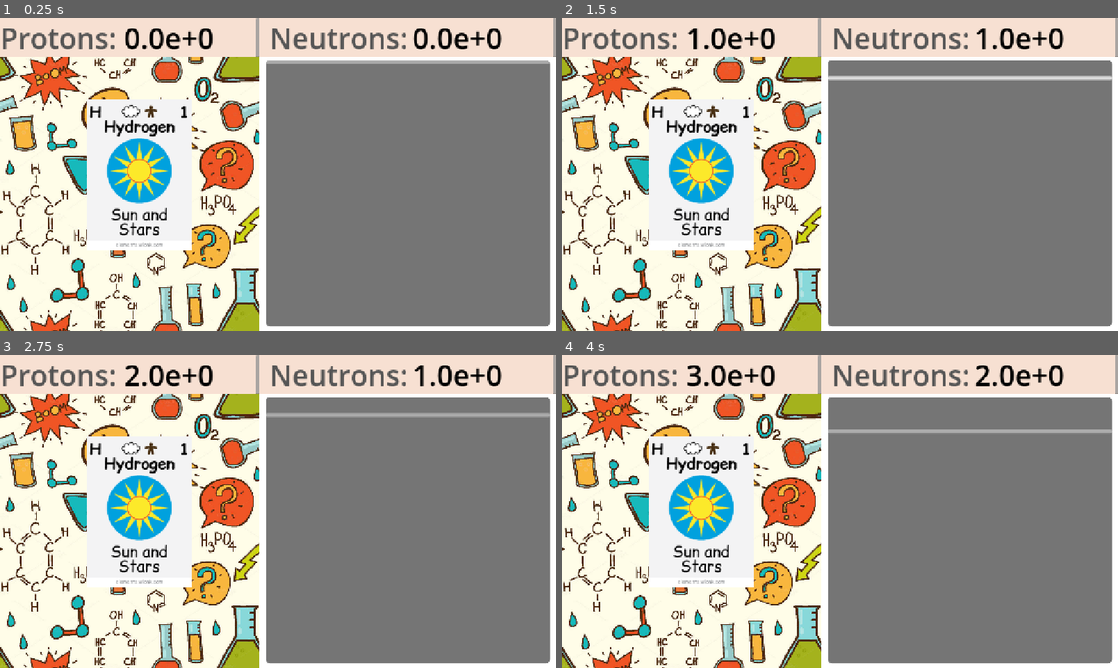
Above: before the commit, frames 1-4 (two rows, left to right).
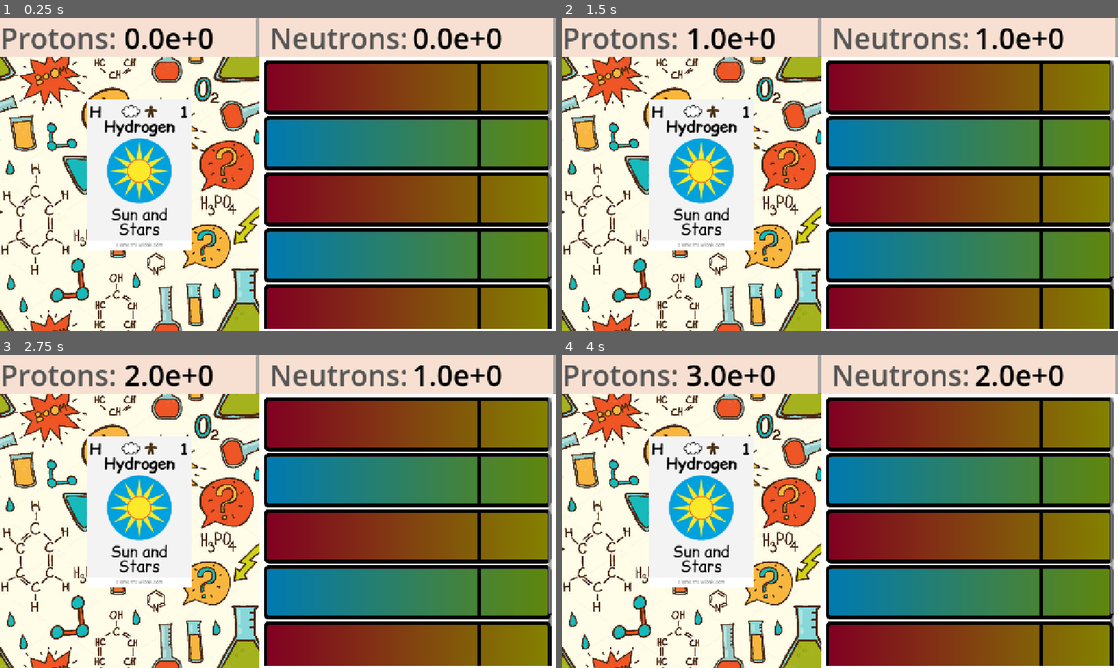
Above: after the commit, the same moments.

Repository: Boarff/ProgrammingGame2025
Game: Godot game, scene res://Scenes/Main.tscn
Same seed, same stepped clock (60 frames per second), same inputs: the game is played once before the commit and once after it.
Inputs (mouse positions are in pixels of both pictures, inside the frame that each line leads up to):
- Up to frame 1 (0.25 s): no input
- Up to frame 2 (1.5 s): click (701, 174) at 0.5 s; click (967, 86) at 1.27 s
- Up to frame 3 (2.75 s): click (139, 511) at 2 s
- Up to frame 4 (4 s): click (967, 423) at 2.77 s; click (701, 511) at 3.5 s

The runs differ from the first frame. In frame 1, 44% of the frame differs, in the area x 47-100%, y 13-100%; in frame 2, 44%; in frame 3, 44%; in frame 4, 44%.

Commit message:
Made good scroll thing

Diff:
--- /dev/null
+++ b/chemistry-clicker/Images/Buttons/blueButton.tres
@@ -0,0 +1,7 @@
+[gd_resource type="GradientTexture1D" load_steps=2 format=3 uid="uid://dpdvnd43pgqvp"]
+
+[sub_resource type="Gradient" id="Gradient_ouq4l"]
+colors = PackedColorArray(0, 0.479074, 0.698472, 1, 0.378825, 0.527606, 0.0467259, 1)
+
+[resource]
+gradient = SubResource("Gradient_ouq4l")
--- /dev/null
+++ b/chemistry-clicker/Images/Buttons/redButton.tres
@@ -0,0 +1,7 @@
+[gd_resource type="GradientTexture1D" load_steps=2 format=3 uid="uid://b4vn4e21w5ioo"]
+
+[sub_resource type="Gradient" id="Gradient_5weqt"]
+colors = PackedColorArray(0.507158, 0, 0.133092, 1, 0.51581, 0.510836, 5.77569e-07, 1)
+
+[resource]
+gradient = SubResource("Gradient_5weqt")
--- a/chemistry-clicker/Scenes/Main.tscn
+++ b/chemistry-clicker/Scenes/Main.tscn
@@ -1,9 +1,9 @@
 [gd_scene load_steps=5 format=3 uid="uid://c01fsiab0vglh"]
 
 [ext_resource type="Texture2D" uid="uid://dxw66a7tgo7ku" path="res://Images/GameBackground.jpg" id="1_glv2v"]
-[ext_resource type="Script" uid="uid://bfwchp25ejvcj" path="res://main.gd" id="1_uu6xs"]
-[ext_resource type="PackedScene" uid="uid://dye3s5exqibfq" path="res://clicker.tscn" id="3_cm0pq"]
-[ext_resource type="PackedScene" uid="uid://j3r0ly14goq1" path="res://shops.tscn" id="4_fos0i"]
+[ext_resource type="Script" uid="uid://bfwchp25ejvcj" path="res://Scenes/main.gd" id="1_uu6xs"]
+[ext_resource type="PackedScene" uid="uid://dye3s5exqibfq" path="res://Scenes/clicker.tscn" id="3_cm0pq"]
+[ext_resource type="PackedScene" uid="uid://j3r0ly14goq1" path="res://Scenes/shops.tscn" id="4_fos0i"]
 
 [node name="Main" type="Node2D"]
 script = ExtResource("1_uu6xs")
--- a/chemistry-clicker/Scenes/clicker.tscn
+++ b/chemistry-clicker/Scenes/clicker.tscn
@@ -1,6 +1,6 @@
 [gd_scene load_steps=101 format=3 uid="uid://dye3s5exqibfq"]
 
-[ext_resource type="Script" uid="uid://bowd14uhf2k6w" path="res://clicker.gd" id="1_cwxkx"]
+[ext_resource type="Script" uid="uid://bowd14uhf2k6w" path="res://Scenes/clicker.gd" id="1_cwxkx"]
 [ext_resource type="Texture2D" uid="uid://kdjpng8byv5l" path="res://Images/Elements/e001.png" id="1_m1k3g"]
 [ext_resource type="Texture2D" uid="uid://de2wdcpdfced" path="res://Images/Elements/e002.png" id="2_cwxkx"]
 [ext_resource type="Texture2D" uid="uid://8647epfjidwn" path="res://Images/Elements/e003.png" id="3_6f1nv"]
--- /dev/null
+++ b/chemistry-clicker/Scenes/scroll.tscn
@@ -0,0 +1,186 @@
+[gd_scene load_steps=4 format=3 uid="uid://b8h2y4ip2y3wf"]
+
+[ext_resource type="Texture2D" uid="uid://b4vn4e21w5ioo" path="res://Images/Buttons/redButton.tres" id="1_pd2jm"]
+[ext_resource type="Texture2D" uid="uid://kiwrdyh4rltg" path="res://Images/Buttons/ButtonBorder.png" id="2_xyluh"]
+[ext_resource type="Texture2D" uid="uid://dpdvnd43pgqvp" path="res://Images/Buttons/blueButton.tres" id="3_jx8js"]
+
+[node name="Scroll" type="Control"]
+layout_mode = 3
+anchors_preset = 15
+anchor_right = 1.0
+anchor_bottom = 1.0
+offset_left = 606.0
+offset_top = 96.0
+offset_right = -11.0
+offset_bottom = -5.0
+grow_horizontal = 2
+grow_vertical = 2
+
+[node name="ScrollContainer" type="ScrollContainer" parent="."]
+layout_mode = 1
+anchors_preset = 15
+anchor_right = 1.0
+anchor_bottom = 1.0
+grow_horizontal = 2
+grow_vertical = 2
+
+[node name="VBoxContainer" type="VBoxContainer" parent="ScrollContainer"]
+layout_mode = 2
+size_flags_horizontal = 3
+size_flags_vertical = 3
+
+[node name="Bones1" type="Control" parent="ScrollContainer/VBoxContainer"]
+custom_minimum_size = Vector2(663, 125)
+layout_mode = 2
+
+[node name="Nervous System" type="Button" parent="ScrollContainer/VBoxContainer/Bones1"]
+layout_mode = 2
+offset_left = 5.0
+offset_top = 5.0
+offset_right = 658.0
+offset_bottom = 120.0
+
+[node name="Entrails" type="TextureRect" parent="ScrollContainer/VBoxContainer/Bones1"]
+layout_mode = 0
+offset_left = 5.0
+offset_top = 5.0
+offset_right = 658.0
+offset_bottom = 120.0
+texture = ExtResource("1_pd2jm")
+
+[node name="Skin" type="TextureRect" parent="ScrollContainer/VBoxContainer/Bones1"]
+layout_mode = 0
+offset_right = 663.0
+offset_bottom = 125.0
+texture = ExtResource("2_xyluh")
+expand_mode = 1
+
+[node name="Bones2" type="Control" parent="ScrollContainer/VBoxContainer"]
+custom_minimum_size = Vector2(663, 125)
+layout_mode = 2
+
+[node name="Nervous System" type="Button" parent="ScrollContainer/VBoxContainer/Bones2"]
+layout_mode = 2
+offset_left = 5.0
+offset_top = 5.0
+offset_right = 658.0
+offset_bottom = 120.0
+
+[node name="Entrails" type="TextureRect" parent="ScrollContainer/VBoxContainer/Bones2"]
+layout_mode = 0
+offset_left = 5.0
+offset_top = 5.0
+offset_right = 658.0
+offset_bottom = 120.0
+texture = ExtResource("3_jx8js")
+
+[node name="Skin" type="TextureRect" parent="ScrollContainer/VBoxContainer/Bones2"]
+layout_mode = 0
+offset_right = 663.0
+offset_bottom = 125.0
+texture = ExtResource("2_xyluh")
+expand_mode = 1
+
+[node name="Bones3" type="Control" parent="ScrollContainer/VBoxContainer"]
+custom_minimum_size = Vector2(663, 125)
+layout_mode = 2
+
+[node name="Nervous System" type="Button" parent="ScrollContainer/VBoxContainer/Bones3"]
+layout_mode = 2
+offset_left = 5.0
+offset_top = 5.0
+offset_right = 658.0
+offset_bottom = 120.0
+
+[node name="Entrails" type="TextureRect" parent="ScrollContainer/VBoxContainer/Bones3"]
+layout_mode = 0
+offset_left = 5.0
+offset_top = 5.0
+offset_right = 658.0
+offset_bottom = 120.0
+texture = ExtResource("1_pd2jm")
+
+[node name="Skin" type="TextureRect" parent="ScrollContainer/VBoxContainer/Bones3"]
+layout_mode = 0
+offset_right = 663.0
+offset_bottom = 125.0
+texture = ExtResource("2_xyluh")
+expand_mode = 1
+
+[node name="Bones4" type="Control" parent="ScrollContainer/VBoxContainer"]
+custom_minimum_size = Vector2(663, 125)
+layout_mode = 2
+
+[node name="Nervous System" type="Button" parent="ScrollContainer/VBoxContainer/Bones4"]
+layout_mode = 2
+offset_left = 5.0
+offset_top = 5.0
+offset_right = 658.0
+offset_bottom = 120.0
+
+[node name="Entrails" type="TextureRect" parent="ScrollContainer/VBoxContainer/Bones4"]
+layout_mode = 0
+offset_left = 5.0
+offset_top = 5.0
+offset_right = 658.0
+offset_bottom = 120.0
+texture = ExtResource("3_jx8js")
+
+[node name="Skin" type="TextureRect" parent="ScrollContainer/VBoxContainer/Bones4"]
+layout_mode = 0
+offset_right = 663.0
+offset_bottom = 125.0
+texture = ExtResource("2_xyluh")
+expand_mode = 1
+
+[node name="Bones5" type="Control" parent="ScrollContainer/VBoxContainer"]
+custom_minimum_size = Vector2(663, 125)
+layout_mode = 2
+
+[node name="Nervous System" type="Button" parent="ScrollContainer/VBoxContainer/Bones5"]
+layout_mode = 2
+offset_left = 5.0
+offset_top = 5.0
+offset_right = 658.0
+offset_bottom = 120.0
+
+[node name="Entrails" type="TextureRect" parent="ScrollContainer/VBoxContainer/Bones5"]
+layout_mode = 0
+offset_left = 5.0
+offset_top = 5.0
+offset_right = 658.0
+offset_bottom = 120.0
+texture = ExtResource("1_pd2jm")
+
+[node name="Skin" type="TextureRect" parent="ScrollContainer/VBoxContainer/Bones5"]
+layout_mode = 0
+offset_right = 663.0
+offset_bottom = 125.0
+texture = ExtResource("2_xyluh")
+expand_mode = 1
+
+[node name="Bones6" type="Control" parent="ScrollContainer/VBoxContainer"]
+custom_minimum_size = Vector2(663, 125)
+layout_mode = 2
+
+[node name="Nervous System" type="Button" parent="ScrollContainer/VBoxContainer/Bones6"]
+layout_mode = 2
+offset_left = 5.0
+offset_top = 5.0
+offset_right = 658.0
+offset_bottom = 120.0
+
+[node name="Entrails" type="TextureRect" parent="ScrollContainer/VBoxContainer/Bones6"]
+layout_mode = 0
+offset_left = 5.0
+offset_top = 5.0
+offset_right = 658.0
+offset_bottom = 120.0
+texture = ExtResource("3_jx8js")
+
+[node name="Skin" type="TextureRect" parent="ScrollContainer/VBoxContainer/Bones6"]
+layout_mode = 0
+offset_right = 663.0
+offset_bottom = 125.0
+texture = ExtResource("2_xyluh")
+expand_mode = 1
--- a/chemistry-clicker/Scenes/shops.tscn
+++ b/chemistry-clicker/Scenes/shops.tscn
@@ -1,6 +1,7 @@
-[gd_scene load_steps=4 format=3 uid="uid://j3r0ly14goq1"]
+[gd_scene load_steps=5 format=3 uid="uid://j3r0ly14goq1"]
 
-[ext_resource type="Script" uid="uid://cvwfx37ifonwe" path="res://shops.gd" id="1_k00av"]
+[ext_resource type="Script" uid="uid://cvwfx37ifonwe" path="res://Scenes/shops.gd" id="1_k00av"]
+[ext_resource type="PackedScene" uid="uid://b8h2y4ip2y3wf" path="res://Scenes/scroll.tscn" id="2_5weqt"]
 
 [sub_resource type="Theme" id="Theme_k00av"]
 
@@ -24,28 +25,14 @@
 offset_right = 1280.0
 offset_bottom = 720.0
 
-[node name="ScrollContainer" type="ScrollContainer" parent="."]
-layout_mode = 0
-offset_left = 611.0
-offset_top = 96.0
-offset_right = 1266.0
-offset_bottom = 708.0
-
-[node name="VScrollBar" type="VScrollBar" parent="ScrollContainer"]
-layout_mode = 2
-size_flags_horizontal = 3
-size_flags_vertical = 3
-
-[node name="TextureRect" type="TextureRect" parent="ScrollContainer/VScrollBar"]
-layout_mode = 0
-offset_right = 40.0
-offset_bottom = 40.0
-
 [node name="ColorRect" type="ColorRect" parent="."]
 layout_mode = 0
 offset_right = 1280.0
 offset_bottom = 90.0
 color = Color(0.9673, 0.879337, 0.822695, 1)
+
+[node name="Scroll" parent="." instance=ExtResource("2_5weqt")]
+layout_mode = 1
 
 [node name="Protons" type="RichTextLabel" parent="."]
 self_modulate = Color(0.333333, 0.333333, 0.333333, 1)
Binary file added: chemistry-clicker/Images/Buttons/ButtonBorder.png
Not shown, added: chemistry-clicker/Images/Buttons/ButtonBorder.png.import
Binary file added: chemistry-clicker/Images/Buttons/ButtonFill.png
Not shown, added: chemistry-clicker/Images/Buttons/ButtonFill.png.import
